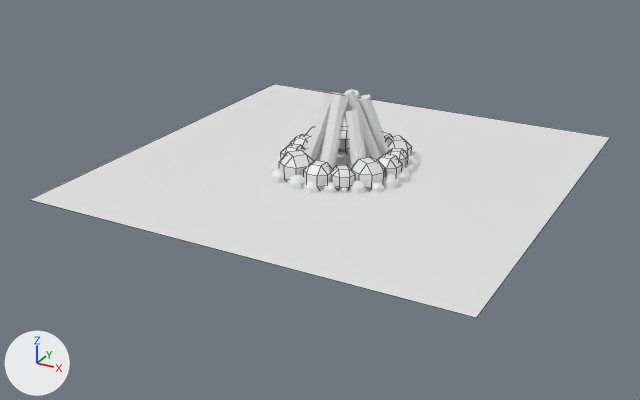
An edit to the Blender file salemstalker/Assets/3D/props/campfire.blend, drawn before and after from the same camera.
Camera for both pictures: a 50 mm lens placed at (1.76, -3.44, 1.52), pointed at (-0.04, -0.17, -0.12). Arrows for +X, +Y and +Z are at lower left; the lights stay in place. Mesh edges are drawn as thin lines on the coarser meshes.

The scene before the commit, as lines of its bpy script (objects in view):
```python
me_cube_008 = bpy.data.meshes.new('Cube.008')
me_cube_008.from_pydata(...)  # 16 vertices, 10 faces; spans x -1.0..1.0, y -1.0..1.0, z -1.0..1.23
me_cube_011 = bpy.data.meshes.new('Cube.011')
me_cube_011.from_pydata(...)  # 24 vertices, 26 faces; spans x -1.0..1.0, y -1.0..1.0, z -1.0..1.0
me_plane_001 = bpy.data.meshes.new('Plane.001')
me_plane_001.from_pydata([(-1.0, -1.0, 0.0), (1.0, -1.0, 0.0), (-1.0, 1.0, 0.0), (1.0, 1.0, 0.0)], [], [(0, 1, 3, 2)])
ob_cube_007 = bpy.data.objects.new('Cube.007', me_cube_008)
ob_cube_007.location = (-0.091, -0.093, 0.165)
ob_cube_007.rotation_euler = (-0.301, 0.235, -0.0035)  # degrees (-17, 13, -0.2)
ob_cube_007.scale = (0.0326, 0.0326, 0.156)
ob_cube_010 = bpy.data.objects.new('Cube.010', me_cube_011)
ob_cube_010.location = (0.189, -0.147, 0.042)
ob_cube_010.rotation_euler = (0.0, 0.0, 1.085)  # degrees (0, 0, 62)
ob_cube_010.scale = (0.0712, 0.0712, 0.0712)
ob_plane = bpy.data.objects.new('Plane', me_plane_001)
ob_plane.location = (0.0, 0.0, 0.0)
# also in view: 'Cube.006' at (0.1, -0.09, 0.16); 'Cube.001' at (0.0, -0.13, 0.19); 'Cube.020' at (-0.13, -0.23, 0.04); 'Cube.002' at (0.09, 0.0, 0.18); 'Cube.005' at (0.1, 0.08, 0.18)
```
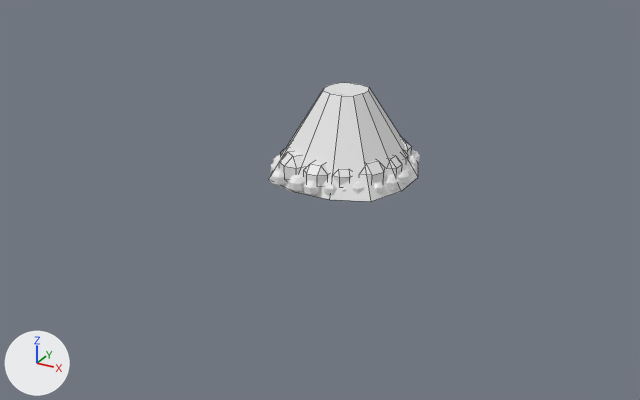
Where the change shows, as pixel boxes (x1, y1, x2, y2) in the pictures (640 x 400 px):
'Plane', deleted: before (29, 84, 611, 318)
'colision-colony', added: after (269, 83, 418, 201)
'Cube.001', unchanged, covered by the edit: before (320, 92, 349, 169); after (333, 92, 345, 95)

Diff of the bpy script that builds the scene:
```diff
--- a/salemstalker/Assets/3D/props/campfire.blend.py
+++ b/salemstalker/Assets/3D/props/campfire.blend.py
@@ me_cube @@
+me_cube.from_pydata(...)  # 24 vertices, 14 faces; spans x -1.0..1.0, y -1.0..1.0, z -1.0..0.21
@@ ob_plane @@
-ob_plane = bpy.data.objects.new('Plane', me_plane_001)
-ob_plane.location = (0.0, 0.0, 0.0)
@@ ob_colision_colony @@
+ob_colision_colony = bpy.data.objects.new('colision-colony', me_cube)
+ob_colision_colony.location = (0.0, 0.0, 0.302)
+ob_colision_colony.scale = (0.328, 0.328, 0.328)
```
